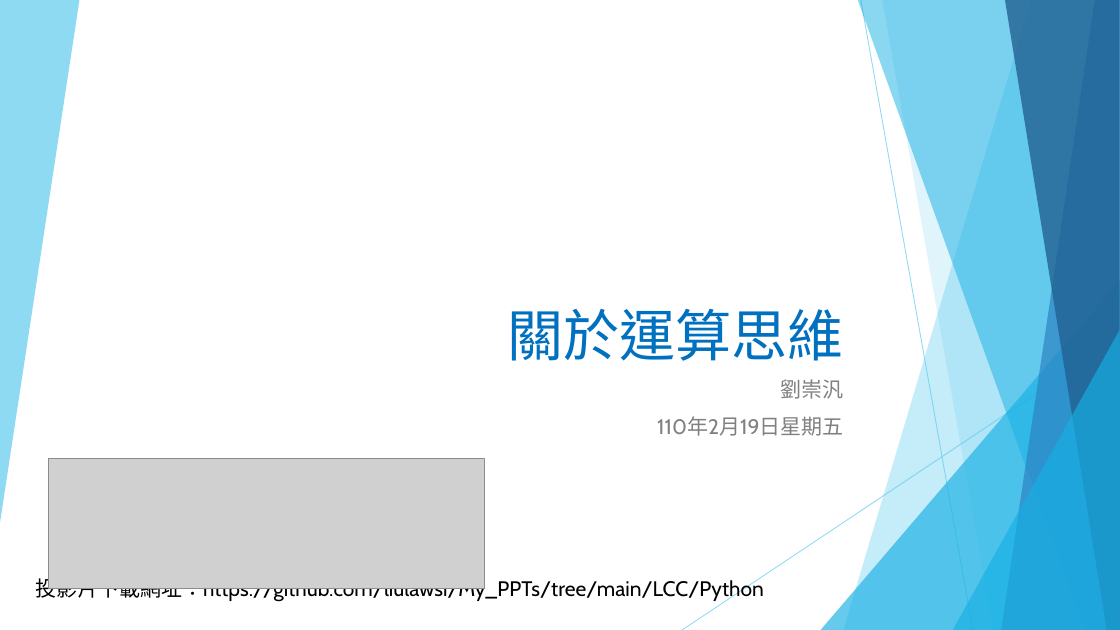
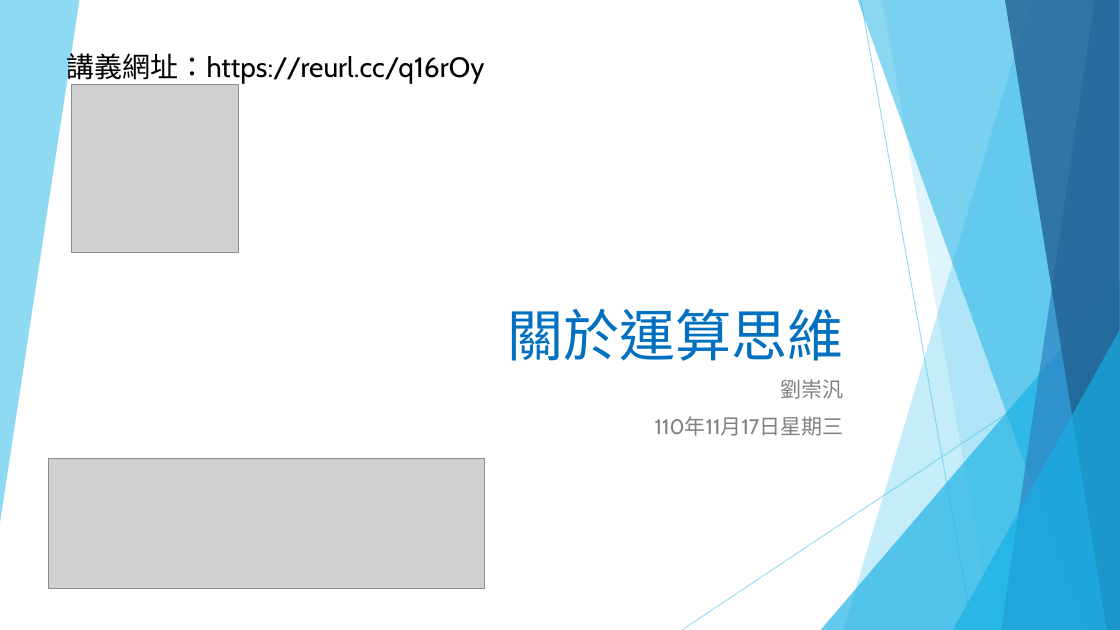
Before and after one commit to liulawsi/My_PPTs, a slide deck: slide 1 of LCC/Python/02_關於運算思維.pptx. Drawn at 1120x630 pixels with LibreOffice and Linux fonts; fonts in the diff are those of the drawing; grey boxes stand for pictures. Boxes give left, top, right and bottom in pixels: in the first picture for what was removed or moved away, otherwise in the second. Text is boxed around its words. In the diff, an @@ line names an element or a change of style, - is before the commit and + after.

```diff
--- a/LCC/Python/02_關於運算思維.pptx
+++ b/LCC/Python/02_關於運算思維.pptx
@@ text added at box(67, 49, 485, 85), 24 pt, text #000000 @@
+講義網址：https://reurl.cc/q16rOy
@@ picture added at box(71, 85, 239, 252) @@
@@ subtitle at box(655, 416, 844, 436): text changed @@
-110年2月19日星期五
+110年11月17日星期三
@@ text removed at box(35, 575, 764, 601) @@
-投影片下載網址：https://github.com/liulawsi/My_PPTs/tree/main/LCC/Python
```
Also in this commit, not shown: 11 other slides changed, 2 slides added, 14 other files.
